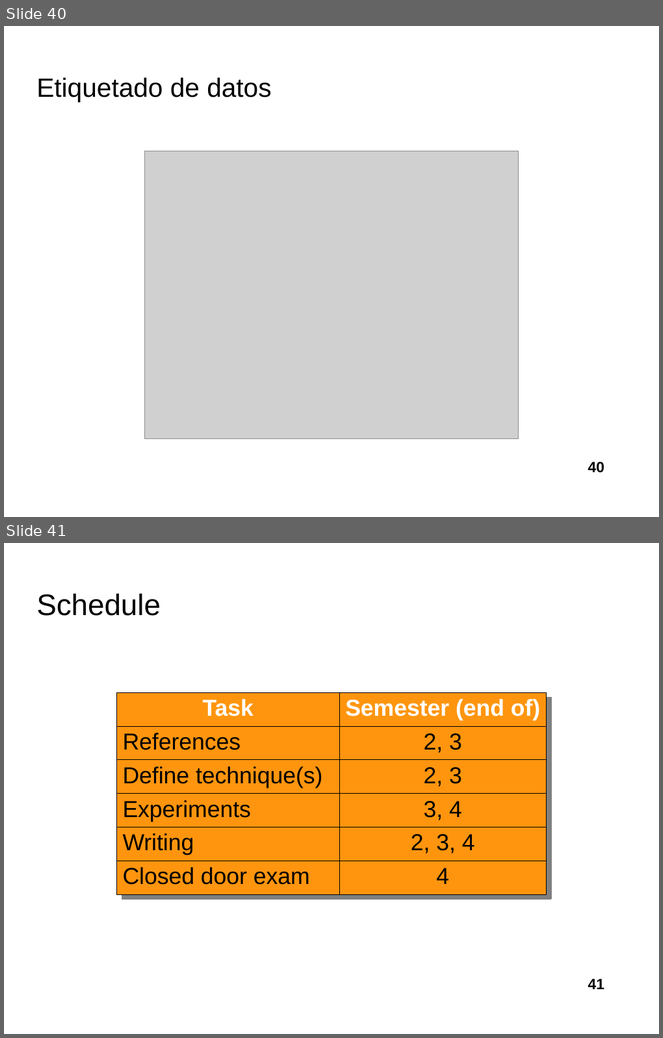
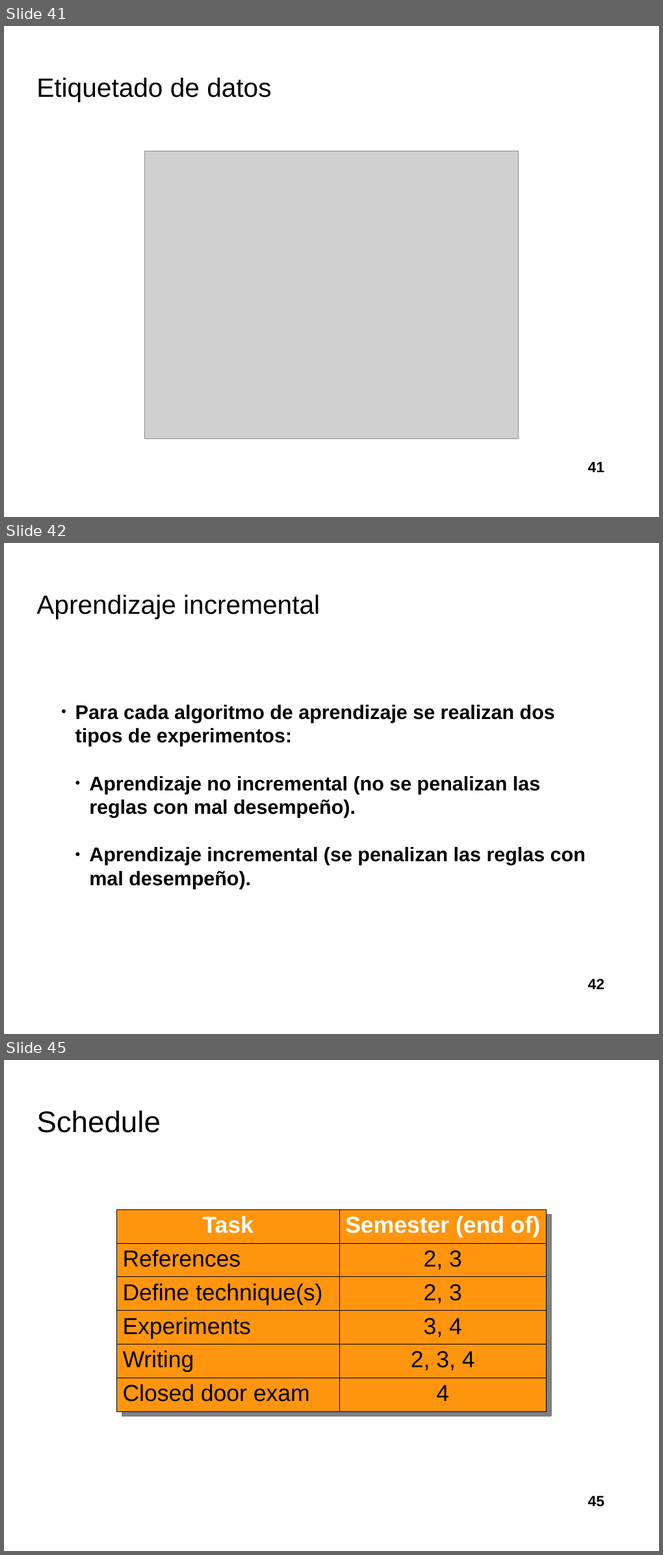
Before and after one commit to davidrmh/Thesis, a slide deck: presentaciones_finales/presentacion_seminario_B19.odp. Shown one above the other, each under a label of ours: slides 40 and 41 before the commit, slides 41, 42 and 45 after it; the slides between them are not shown. The pictures are 663x1038 and 663x1555 pixels, drawn with LibreOffice and Linux fonts; fonts in the diff are those of the drawing; grey boxes stand for pictures; background and template pictures are left out. Boxes give left, top, right and bottom in pixels: in the first picture for what was removed or moved away, otherwise in the second. Text is boxed around its words. In the diff, an @@ line names an element or a change of style, - is before the commit and + after.

Commit message:
Agrega sección de aprendizaje incremental

```diff
--- a/presentaciones_finales/presentacion_seminario_B19.odp
+++ b/presentaciones_finales/presentacion_seminario_B19.odp
@@ slide 42 added at [4,543,659,1034], background picture (left out) @@
@@ title added at [36,594,320,619], 32 pt, text #000000 @@
+Aprendizaje incremental
@@ text added at [76,705,586,889], 24 pt, text #000000, bold @@
+● Para cada algoritmo de aprendizaje se realizan dos tipos de experimentos:
+  ● Aprendizaje no incremental (no se penalizan las reglas con mal desempeño).
+  ● Aprendizaje incremental (se penalizan las reglas con mal desempeño).
@@ page number added at [588,979,605,990], 18 pt, text #000000, bold @@
+42
@@ what was slide 40 is now slide 41 @@
@@ page number at [588,462,605,473]: text changed @@
-40
+41
@@ what was slide 41 is now slide 45 @@
@@ page number at [588,1496,605,1507]: text changed @@
-41
+45
```
Also in this commit, not shown: 3 other slides added.
